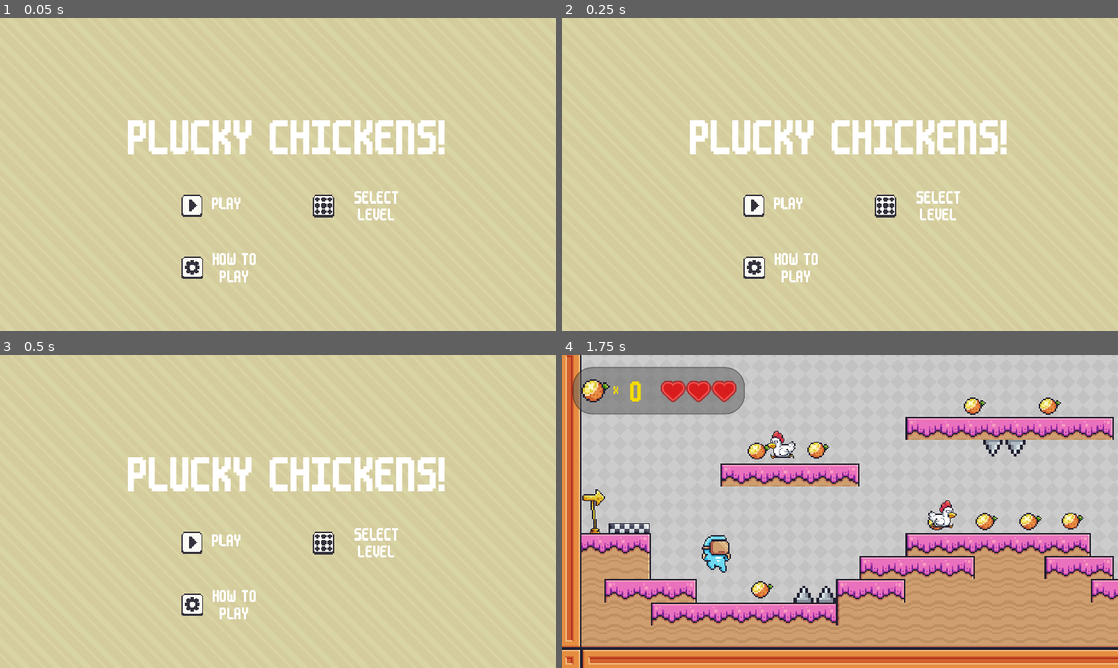
Above: before the commit, frames 1-4 (two rows, left to right).
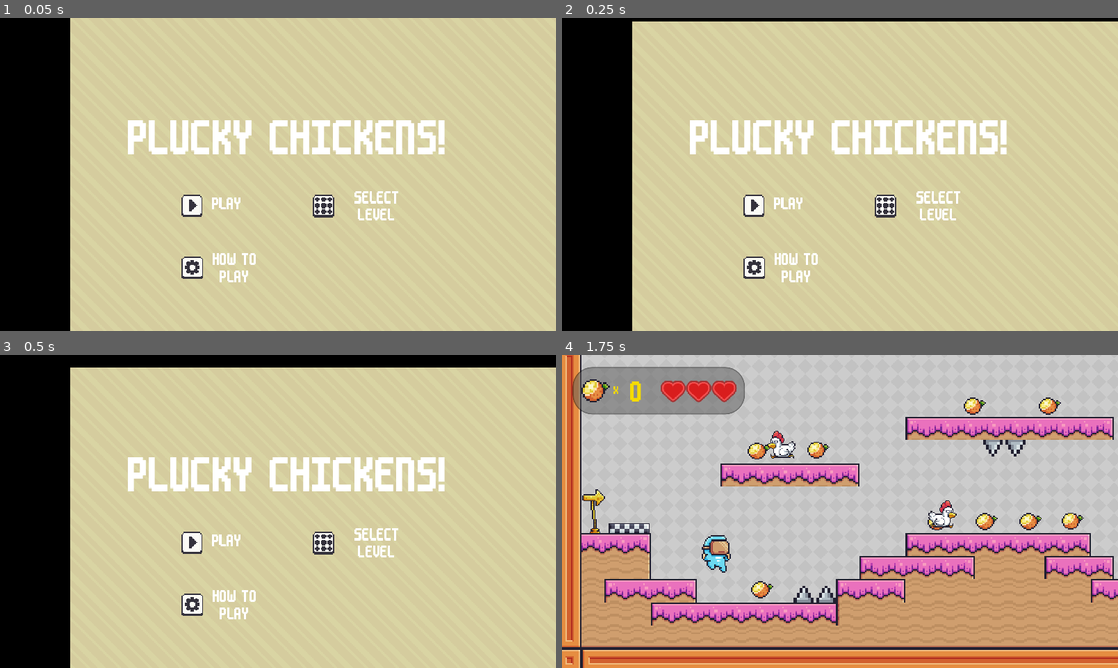
Above: after the commit, the same moments.

Repository: Cryo55ky/Plucky_Chickens
Game: Godot game, scene res://Scenes/main_menu.tscn
The game is run twice, just before and just after one commit, with the same random seed, the same clock (stepped at 60 frames per second) and the same inputs.
Inputs:
- Up to frame 1 (0.05 s): no input
- Up to frame 2 (0.25 s): no input
- Up to frame 3 (0.5 s): no input
- Up to frame 4 (1.75 s): click "PLAY" at 0.5 s; hold D (right) from 1.28 s (still down); tap W (jump) at 1.52 s

The runs differ from the first frame. In frame 1, 13% of the frame differs, in the area x 0-13%, y 0-100%; in frame 2, 14%; in frame 3, 16%, in the area x 0-100%, y 0-100%; in frame 4, nothing differs.

Commit message:
Revert "Revert "test3""
This reverts commit 150ef309bd739cf0f1ee184e62e06b0b8bae9b8b.

Diff:
--- a/Scenes/main_menu.tscn
+++ b/Scenes/main_menu.tscn
@@ -23,8 +23,10 @@
 
 [node name="TextureRect" type="TextureRect" parent="ParallaxBackground/ParallaxLayer"]
 texture_filter = 1
-offset_right = 1152.0
-offset_bottom = 649.0
+offset_left = 145.0
+offset_top = 117.0
+offset_right = 1297.0
+offset_bottom = 766.0
 texture = ExtResource("1_y8nop")
 stretch_mode = 1
 
